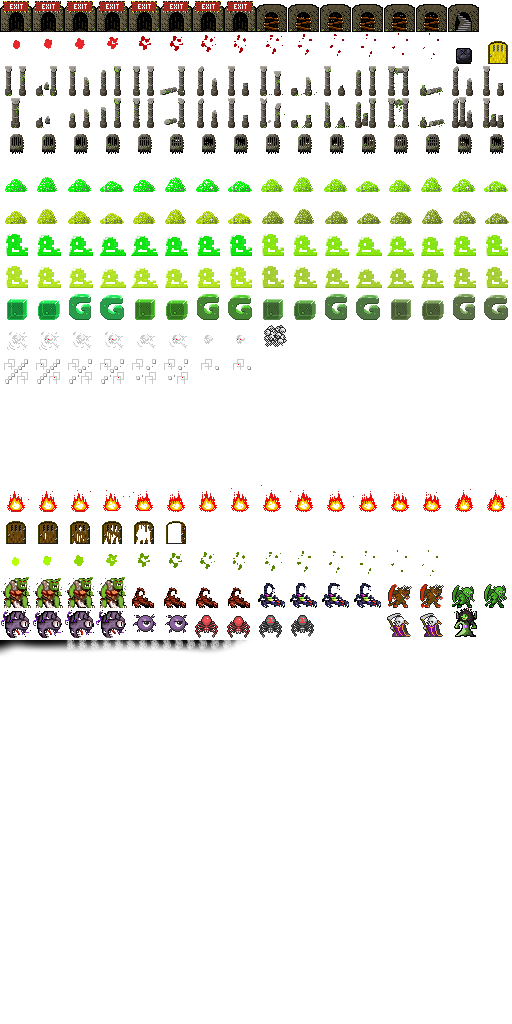
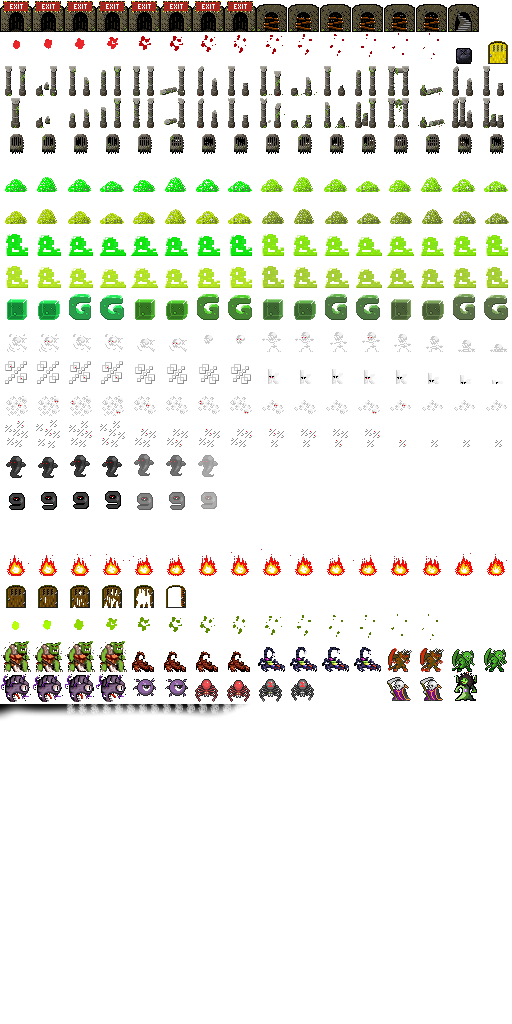
Layered file, before and after one edit (w=512, h=1024). Changes by layer:
painted on "r" over [left=0, top=325, right=507, bottom=721]
